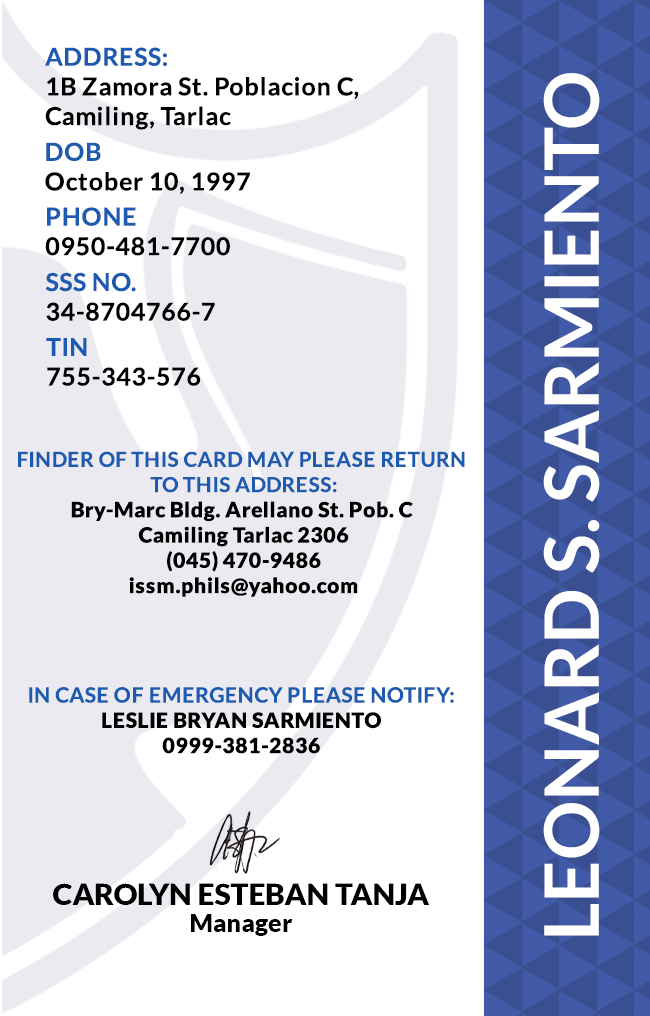
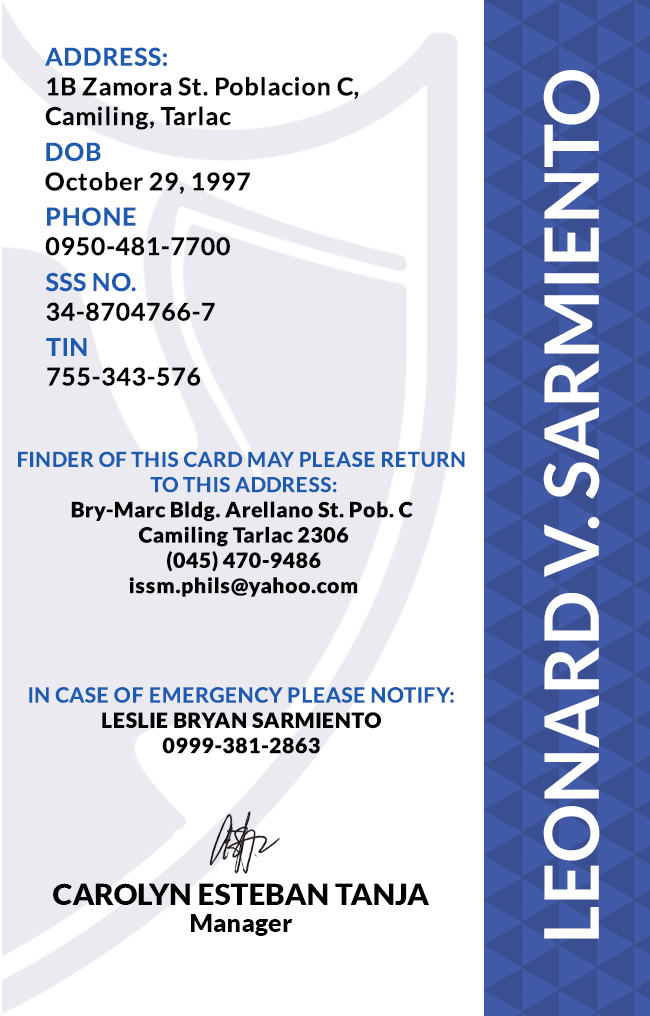
Layer changes from the first 650 × 1016 image to the second:
renamed "LEONARD S. SARMIENTO" to "LEONARD V. SARMIENTO", painted on it over [left=543, top=70, right=600, bottom=939]
renamed "DOB October 10, 1997" to "DOB October 29, 1997", painted on it over [left=149, top=172, right=178, bottom=191]
painted on "IN CASE OF EMERGENCY PLEASE NOTIFY: LESLIE BRYAN SARMIENTO 0999" over [left=295, top=737, right=320, bottom=754]
